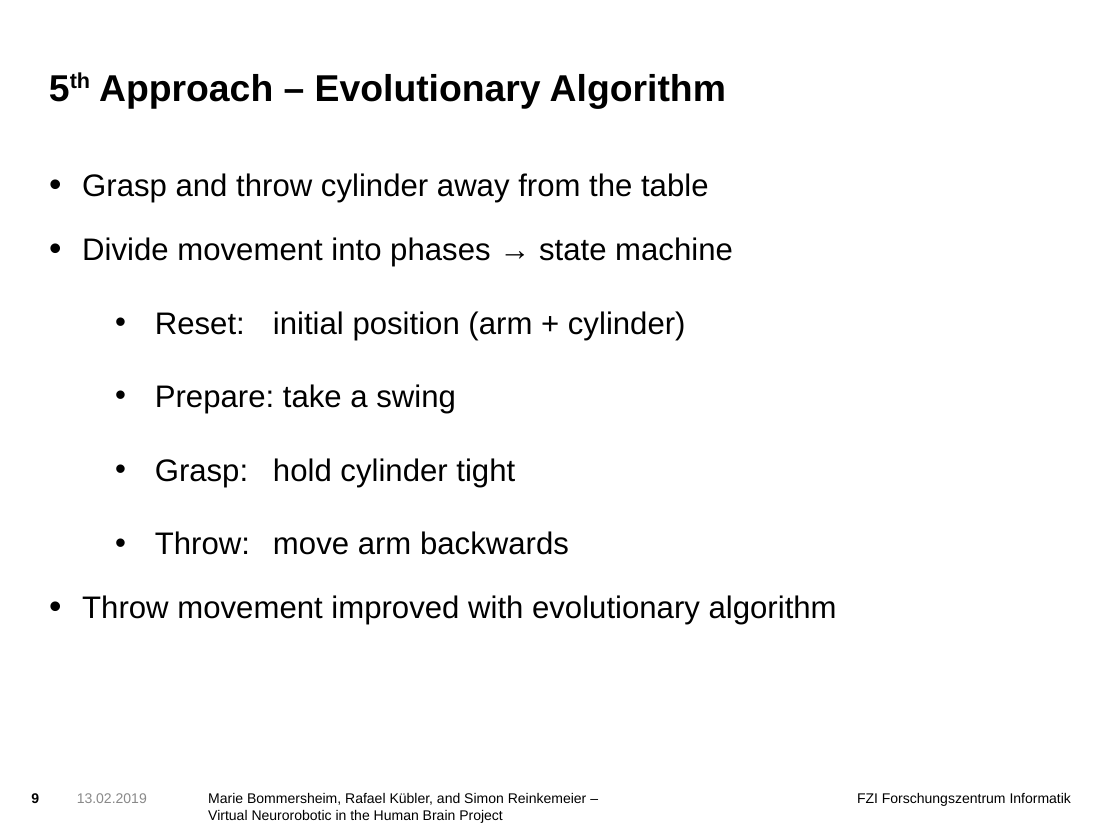
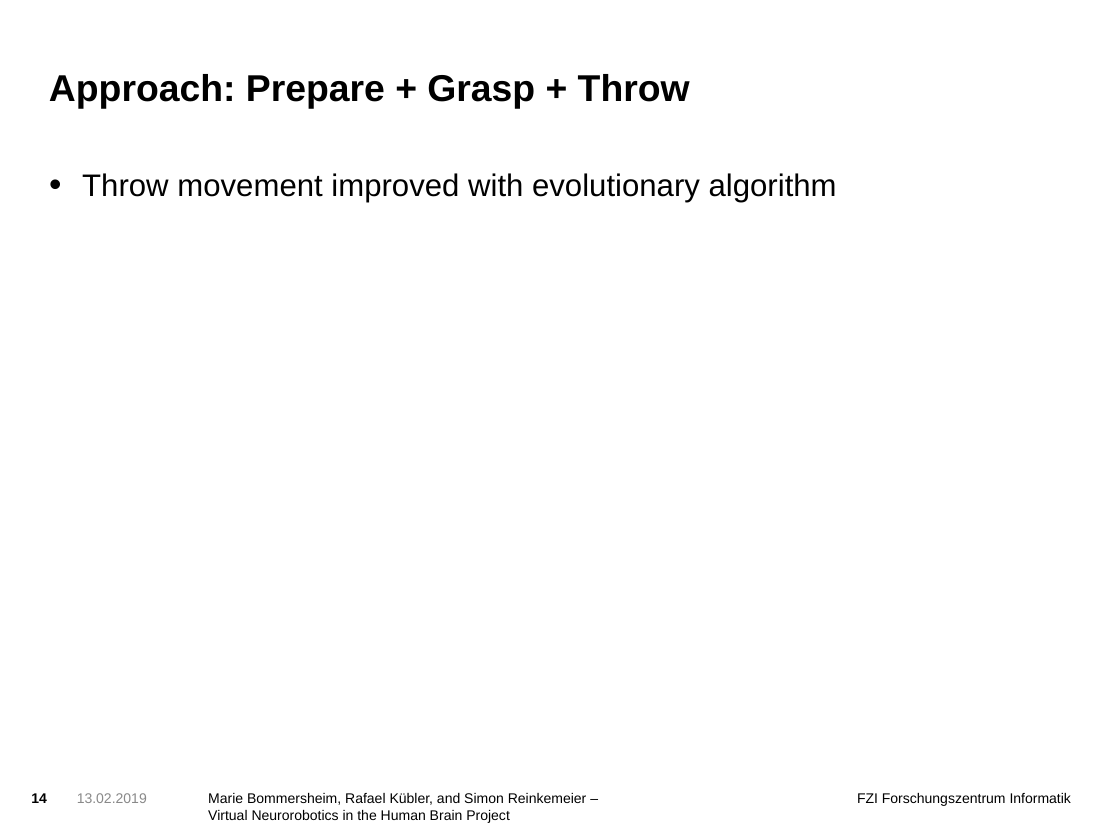
Before and after one commit to simonre/hbpprak_2018_throwing, a slide deck: slide 14 of Präsentation.odp (slide 9 before the commit). Drawn at 1120x840 pixels with LibreOffice and Linux fonts; fonts in the diff are those of the drawing; background and template pictures are left out. Boxes give left, top, right and bottom in pixels: in the first picture for what was removed or moved away, otherwise in the second. Text is boxed around its words. In the diff, an @@ line names an element or a change of style, - is before the commit and + after.

```diff
--- a/Präsentation.odp
+++ b/Präsentation.odp
@@ title at bbox=[49, 74, 690, 108]: text changed @@
-5th Approach – Evolutionary Algorithm
+Approach: Prepare + Grasp + Throw
@@ text at bbox=[82, 173, 733, 555]: paragraphs removed @@
-• Grasp and throw cylinder away from the table
-• Divide movement into phases → state machine
-  • Reset: initial position (arm + cylinder)
-  • Prepare: take a swing
-  • Grasp: hold cylinder tight
-  • Throw: move arm backwards
@@ page number at bbox=[31, 793, 47, 803]: text changed @@
-9
+14
@@ text at bbox=[208, 810, 510, 823]: text changed @@
-Virtual Neurorobotic in the Human Brain Project
+Virtual Neurorobotics in the Human Brain Project
```
Also in this commit, not shown: 13 other slides changed, 10 slides added.
